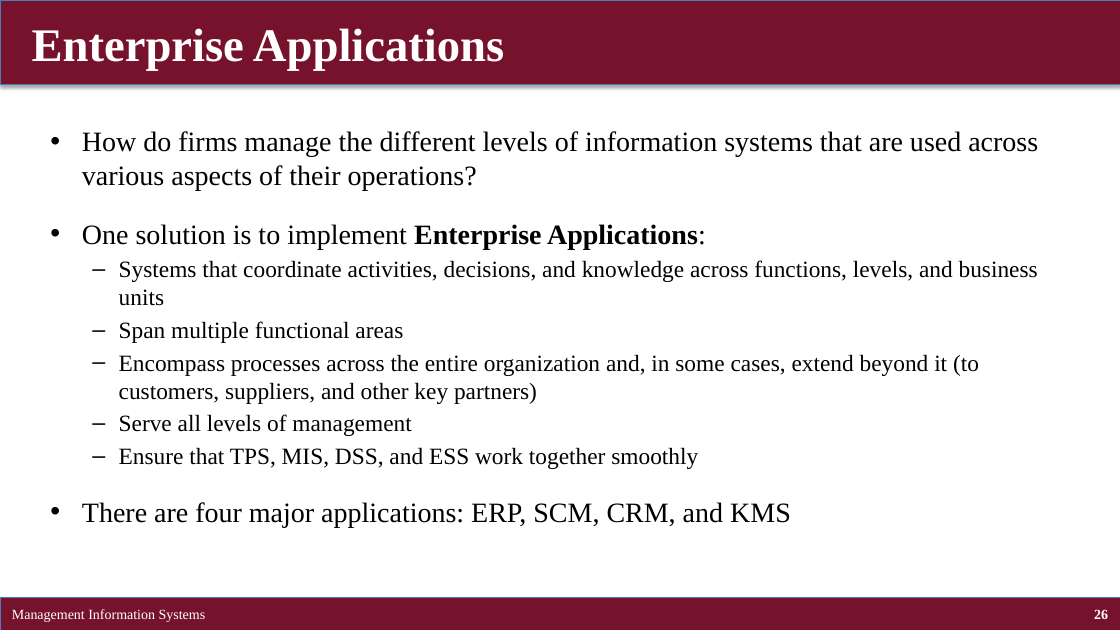
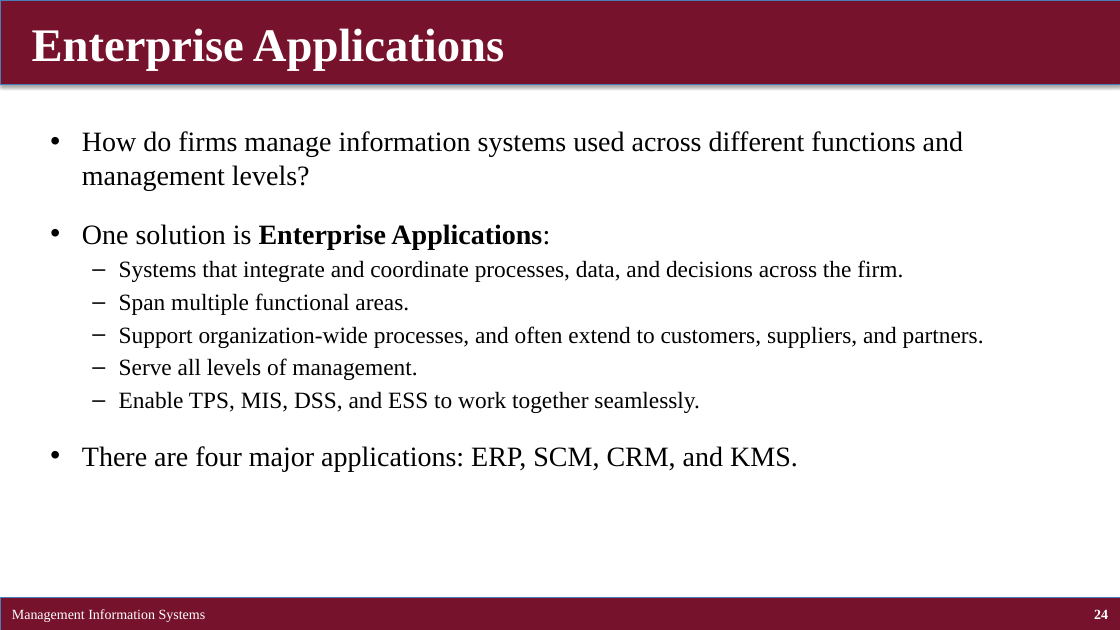
Before and after one commit to brianhwpark/brianhwpark.github.io, a slide deck: slide 24 of files/teaching-resources/concordiacollege-busn-315/busn-315-lecture-note/busn315-ch02.pptx (slide 26 before the commit). Drawn at 1120x630 pixels with LibreOffice and Linux fonts; fonts in the diff are those of the drawing. Boxes give left, top, right and bottom in pixels: in the first picture for what was removed or moved away, otherwise in the second. Text is boxed around its words. In the diff, an @@ line names an element or a change of style, - is before the commit and + after.

```diff
--- a/files/teaching-resources/concordiacollege-busn-315/busn-315-lecture-note/busn315-ch02.pptx
+++ b/files/teaching-resources/concordiacollege-busn-315/busn-315-lecture-note/busn315-ch02.pptx
@@ text at bbox=[82, 131, 984, 471]: text changed @@
-• How do firms manage the different levels of information systems that are used across various aspects of their operations?
-• One solution is to implement Enterprise Applications:
-  – Systems that coordinate activities, decisions, and knowledge across functions, levels, and business units
-  – Span multiple functional areas
-  – Encompass processes across the entire organization and, in some cases, extend beyond it (to customers, suppliers, and other key partners)
-  – Serve all levels of management
-  – Ensure that TPS, MIS, DSS, and ESS work together smoothly
-• There are four major applications: ERP, SCM, CRM, and KMS
+• How do firms manage information systems used across different functions and management levels?
+• One solution is Enterprise Applications:
+  – Systems that integrate and coordinate processes, data, and decisions across the firm.
+  – Span multiple functional areas.
+  – Support organization-wide processes, and often extend to customers, suppliers, and partners.
+  – Serve all levels of management.
+  – Enable TPS, MIS, DSS, and ESS to work together seamlessly.
+• There are four major applications: ERP, SCM, CRM, and KMS.
@@ page number at bbox=[1094, 609, 1108, 619]: text changed @@
-26
+24
```
Also in this commit, not shown: 40 other slides changed, 6 slides added, 4 slides removed, 9 other files.
